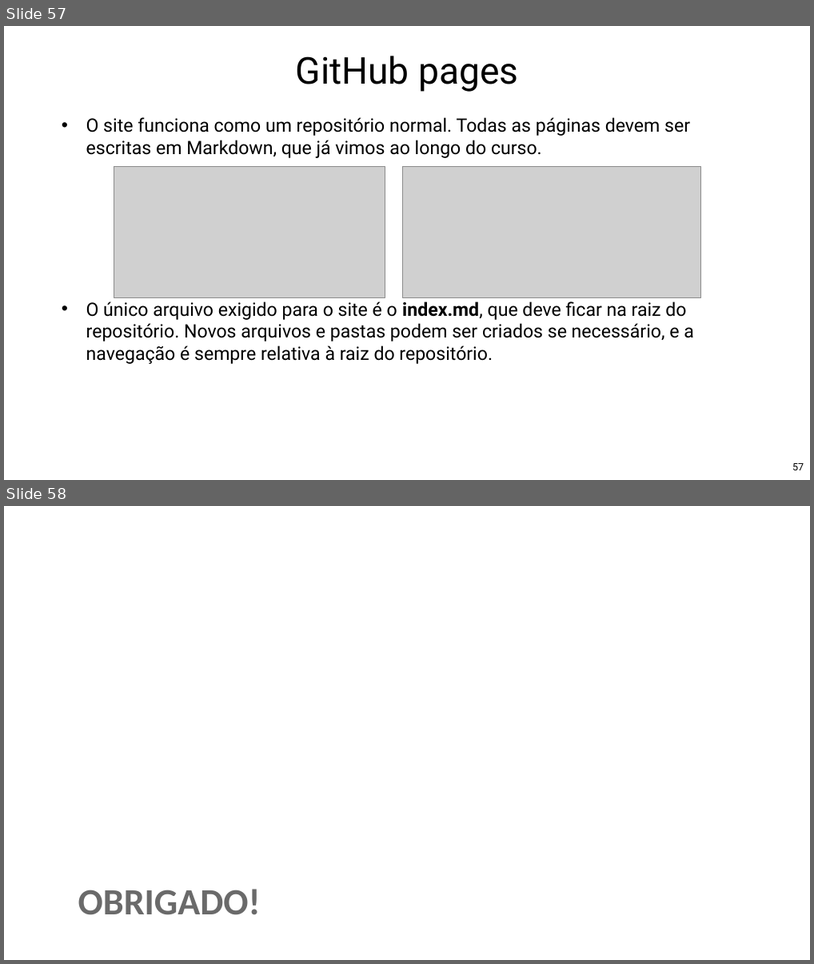
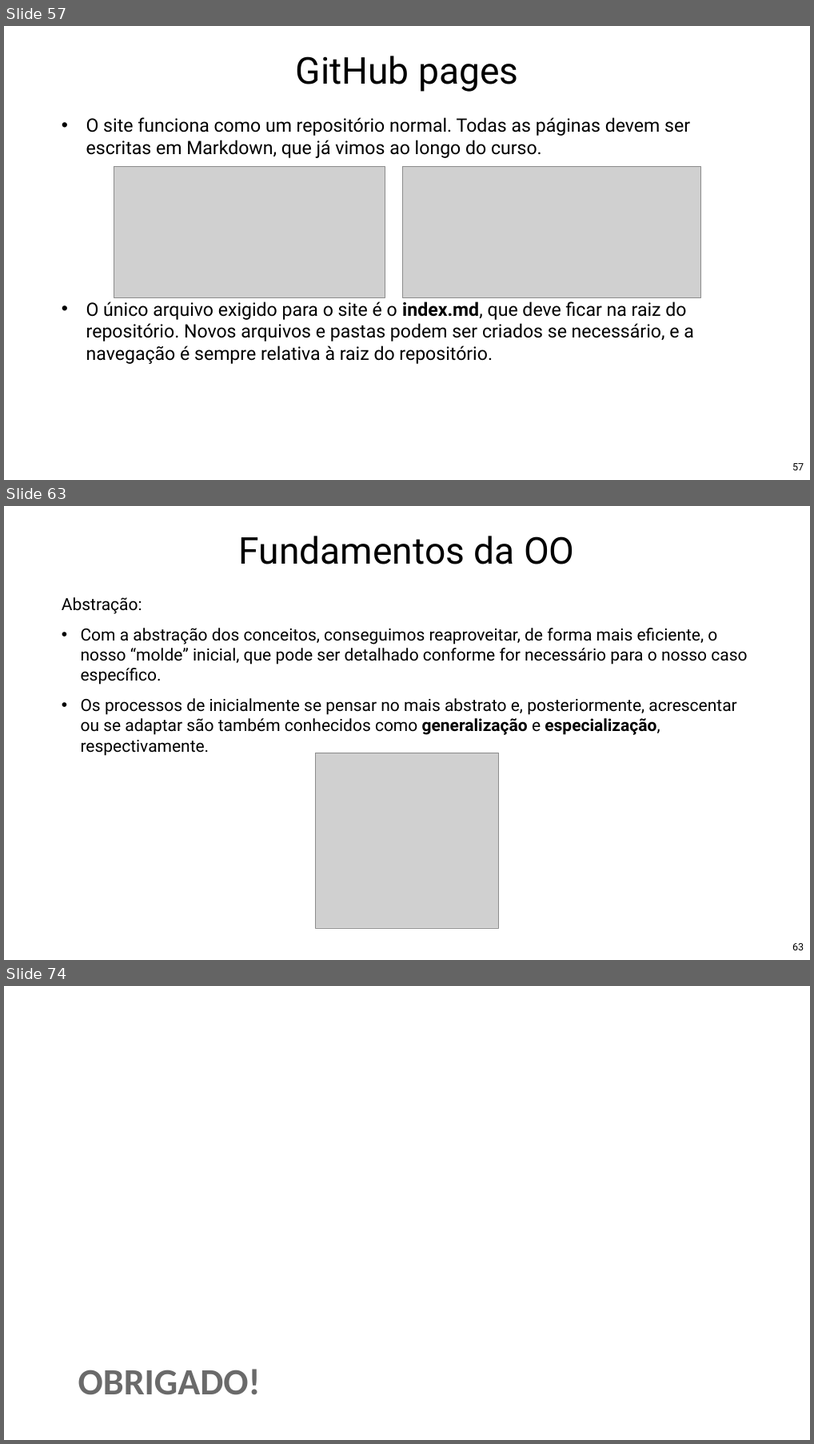
Before and after one commit to Pedrorocha13/2021.1-progoo, a slide deck: materiais/slides.pptx. Shown one above the other, each under a label of ours: slides 57 and 58 before the commit, slides 57, 63 and 74 after it; the slides between them are not shown. The pictures are 814x964 and 814x1444 pixels, drawn with LibreOffice and Linux fonts; fonts in the diff are those of the drawing; grey boxes stand for pictures; background and template pictures are left out. Boxes give left, top, right and bottom in pixels: in the first picture for what was removed or moved away, otherwise in the second. Text is boxed around its words. In the diff, an @@ line names an element or a change of style, - is before the commit and + after.

Commit message:
Incluída aula sobre fundamentos

```diff
--- a/materiais/slides.pptx
+++ b/materiais/slides.pptx
@@ slide 63 added at (x1=4, y1=506, x2=810, y2=960), background picture (left out) @@
@@ title added at (x1=239, y1=536, x2=574, y2=564), 88 pt, text #000000 @@
+Fundamentos da OO
@@ text added at (x1=62, y1=597, x2=747, y2=756), 40 pt, text #000000 @@
+Abstração:
+• Com a abstração dos conceitos, conseguimos reaproveitar, de forma mais eficiente, o nosso “molde” inicial, que pode ser detalhado conforme for necessário para o nosso caso específico.
+• Os processos de inicialmente se pensar no mais abstrato e, posteriormente, acrescentar ou se adaptar são também conhecidos como generalização e especialização, respectivamente.
@@ picture added at (x1=315, y1=752, x2=499, y2=927) @@
@@ page number added at (x1=793, y1=943, x2=804, y2=950), 24 pt, text #000000 @@
+63
@@ what was slide 58 is now slide 74 @@
```
Also in this commit, not shown: 1 slide changed, 15 other slides added.
